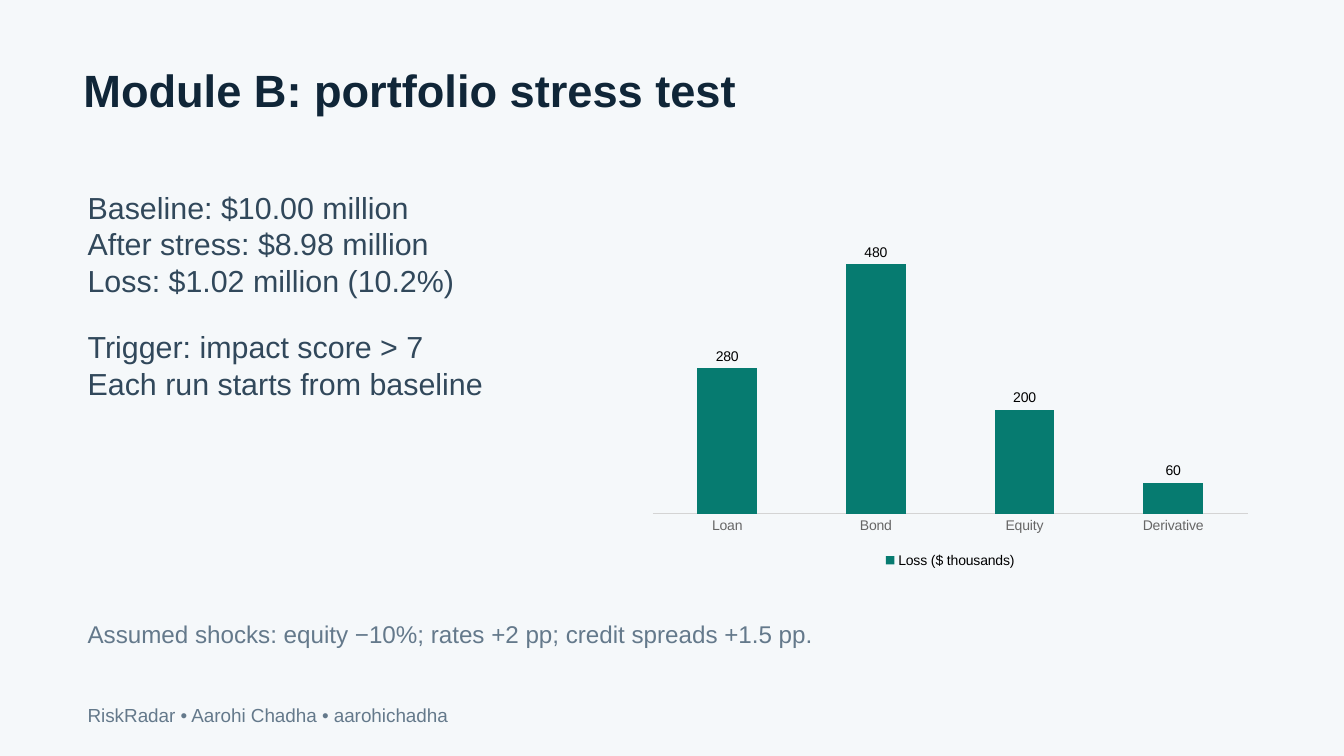
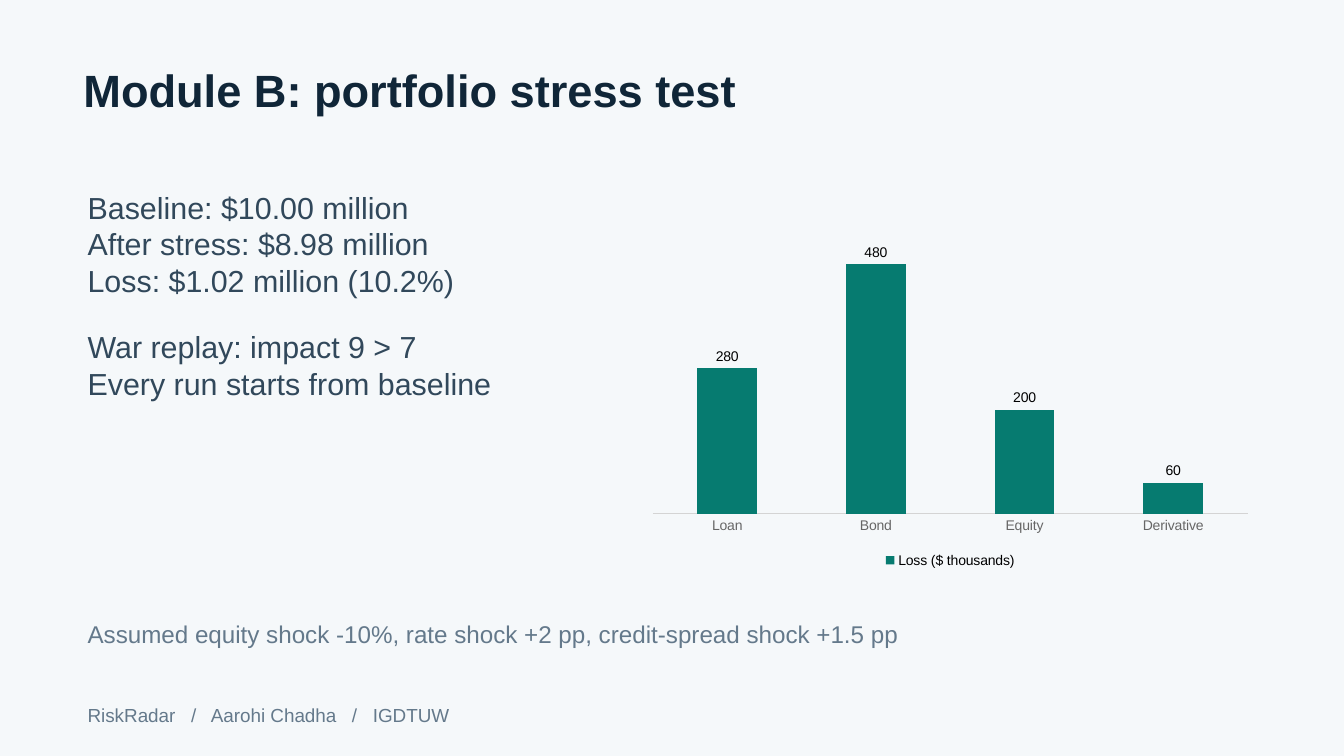
Before and after one commit to aarohichadha/RiskRadar, a slide deck: slide 5 of docs/RiskRadar-Presentation.pptx. Drawn at 1344x756 pixels with LibreOffice and Linux fonts; fonts in the diff are those of the drawing. Boxes give left, top, right and bottom in pixels: in the first picture for what was removed or moved away, otherwise in the second. Text is boxed around its words. In the diff, an @@ line names an element or a change of style, - is before the commit and + after.

```diff
--- a/docs/RiskRadar-Presentation.pptx
+++ b/docs/RiskRadar-Presentation.pptx
@@ text at (x1=88, y1=336, x2=491, y2=401): text changed @@
-Trigger: impact score > 7
-Each run starts from baseline
+War replay: impact 9 > 7
+Every run starts from baseline
@@ text at (x1=88, y1=625, x2=898, y2=648): text changed @@
-Assumed shocks: equity −10%; rates +2 pp; credit spreads +1.5 pp.
+Assumed equity shock -10%, rate shock +2 pp, credit-spread shock +1.5 pp
@@ text at (x1=88, y1=708, x2=449, y2=722): text changed @@
-RiskRadar • Aarohi Chadha • aarohichadha
+RiskRadar / Aarohi Chadha / IGDTUW
```
Also in this commit, not shown: 2 other slides changed, 4 slides added, 4 slides removed, 20 other files.
